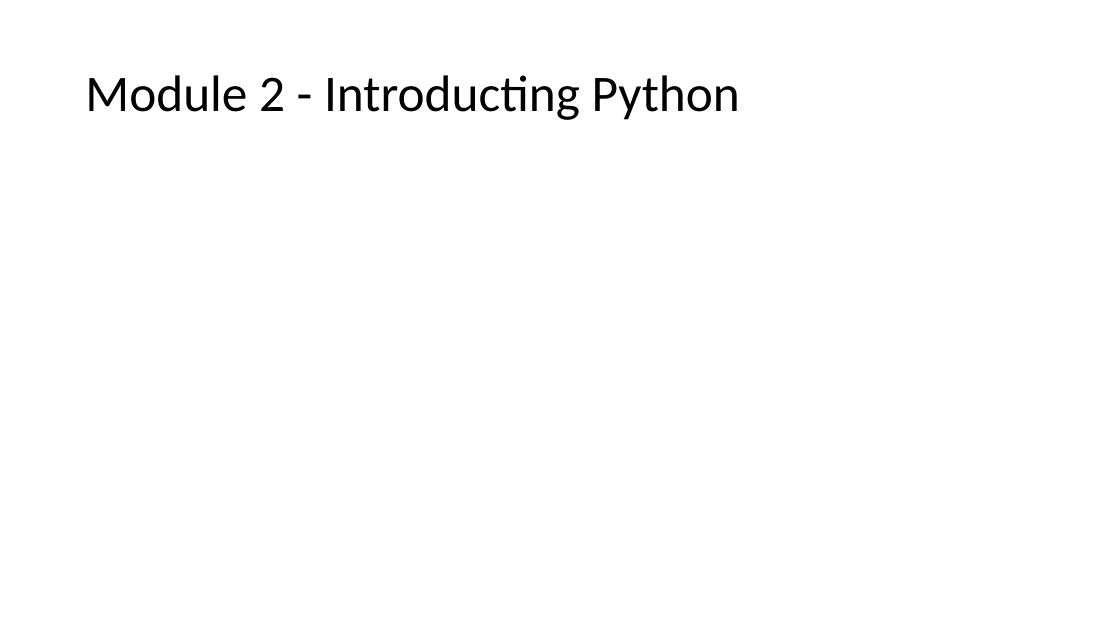
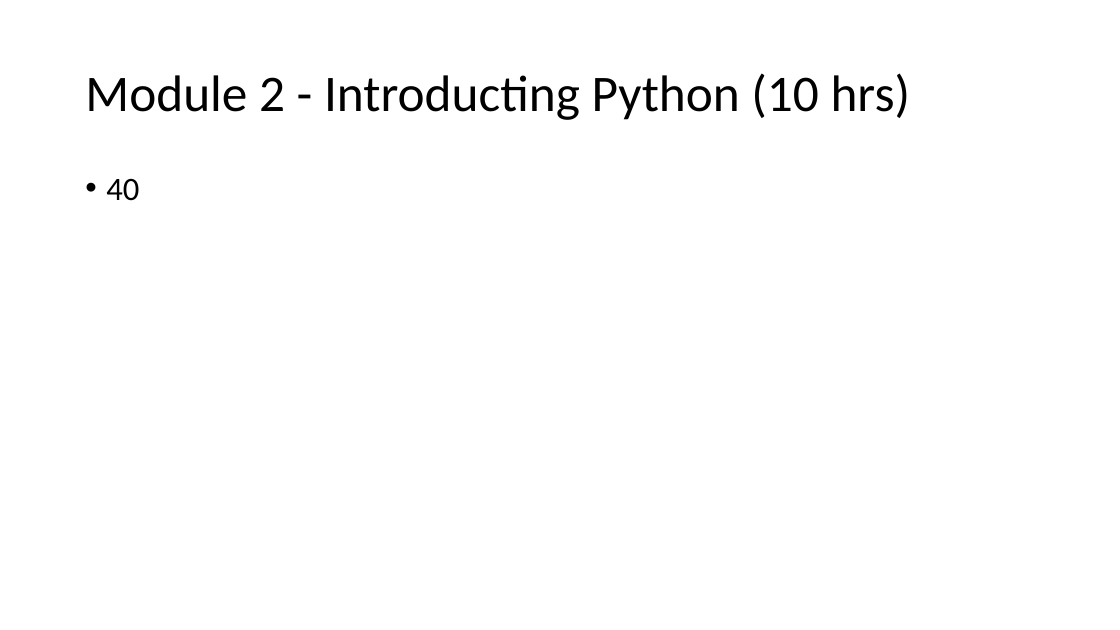
Before and after one commit to Monica05-aadi/PythonBasics, a slide deck: slide 4 of Syllabus - DSC with Python and R.pptx. Drawn at 1120x630 pixels with LibreOffice and Linux fonts; fonts in the diff are those of the drawing. Boxes give left, top, right and bottom in pixels: in the first picture for what was removed or moved away, otherwise in the second. Text is boxed around its words. In the diff, an @@ line names an element or a change of style, - is before the commit and + after.

```diff
--- a/Syllabus - DSC with Python and R.pptx
+++ b/Syllabus - DSC with Python and R.pptx
@@ title at box(85, 73, 911, 120): text changed @@
-Module 2 - Introducting Python
+Module 2 - Introducting Python (10 hrs)
@@ text added at box(106, 179, 139, 201), 28 pt, text #000000 @@
+• 40
```
Also in this commit, not shown: 1 other slide changed, 11 other files.
